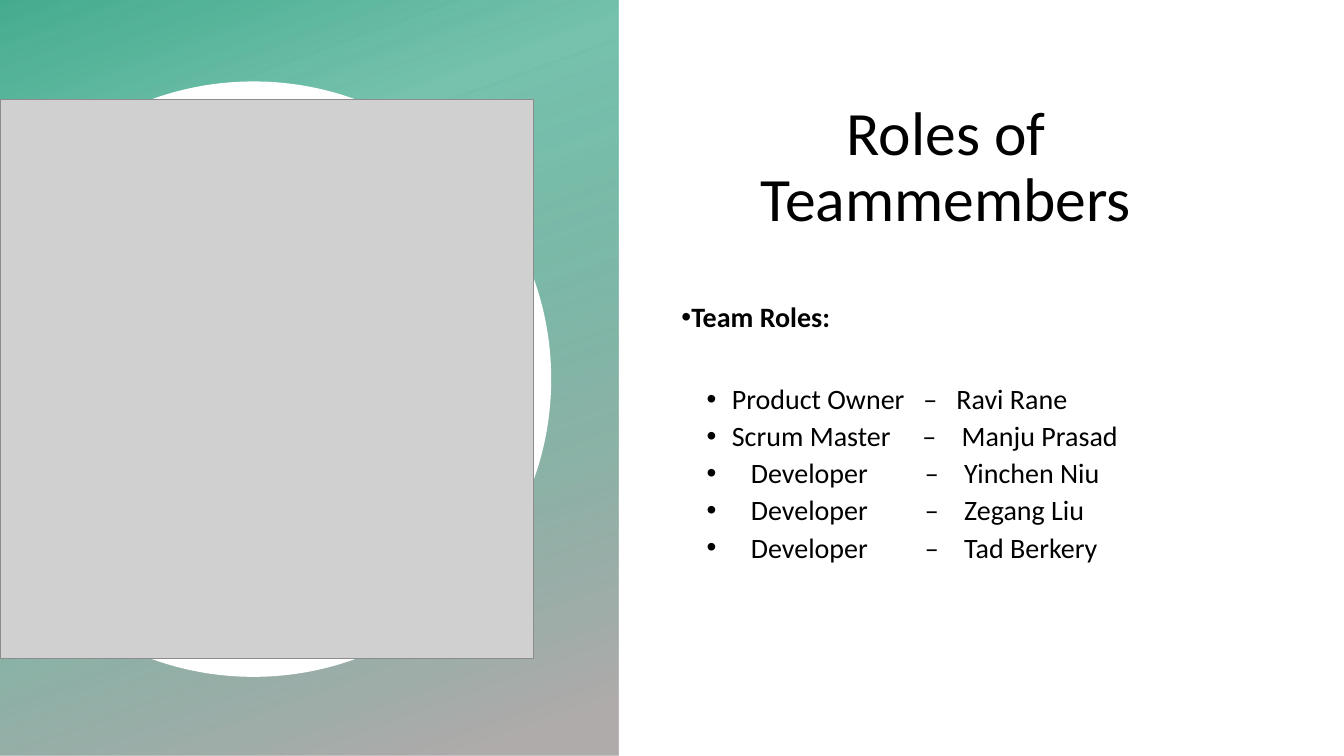
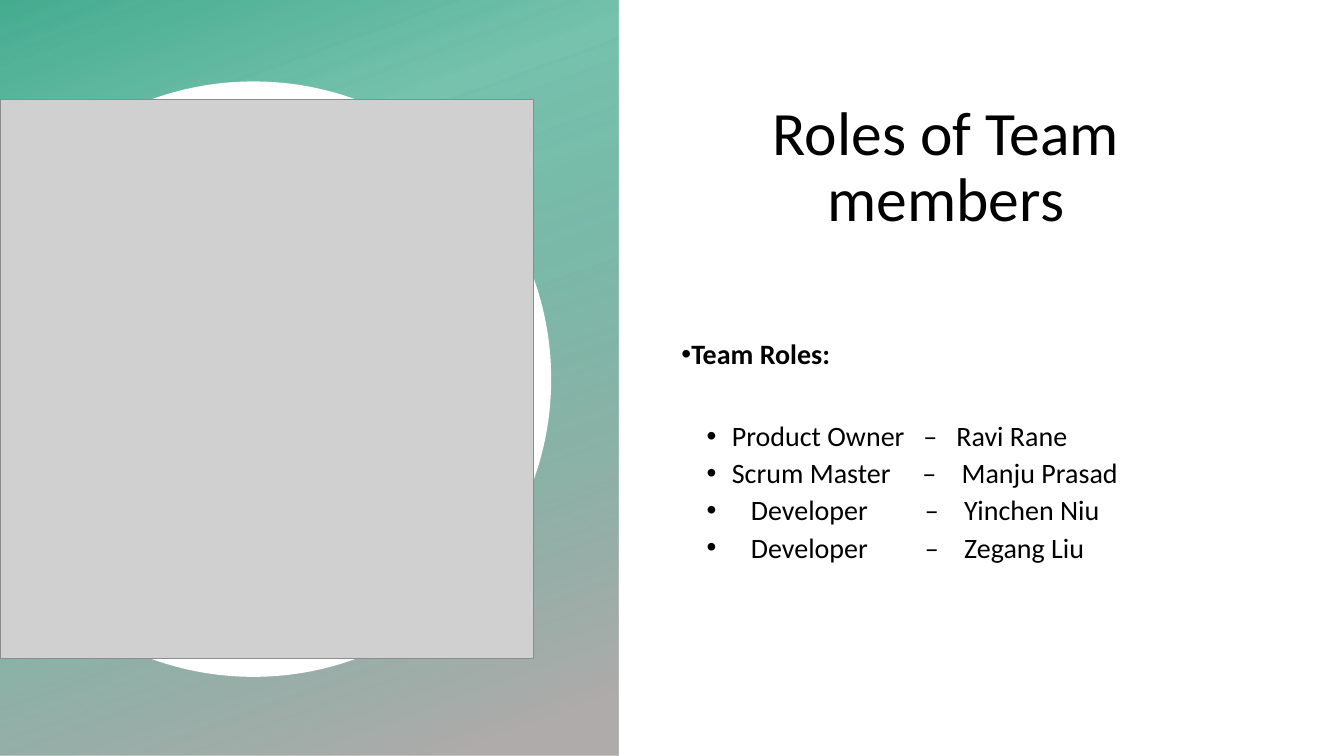
Before and after one commit to zliu007/DAEN690Report, a slide deck: slide 2 of SimpsonsImageDetection_Final Presentation_Merged.pptx. Drawn at 1344x756 pixels with LibreOffice and Linux fonts; fonts in the diff are those of the drawing; grey boxes stand for pictures; background and template pictures are left out. Boxes give left, top, right and bottom in pixels: in the first picture for what was removed or moved away, otherwise in the second. Text is boxed around its words. In the diff, an @@ line names an element or a change of style, - is before the commit and + after.

```diff
--- a/SimpsonsImageDetection_Final Presentation_Merged.pptx
+++ b/SimpsonsImageDetection_Final Presentation_Merged.pptx
@@ title at box(773, 112, 1119, 222): spaces changed @@
-Roles of Teammembers
+Roles of Team members
@@ subtitle at box(751, 538, 1097, 563): paragraph removed @@
-  • Developer – Tad Berkery
```
Also in this commit, not shown: 1 other slide changed, 3 slides added.
